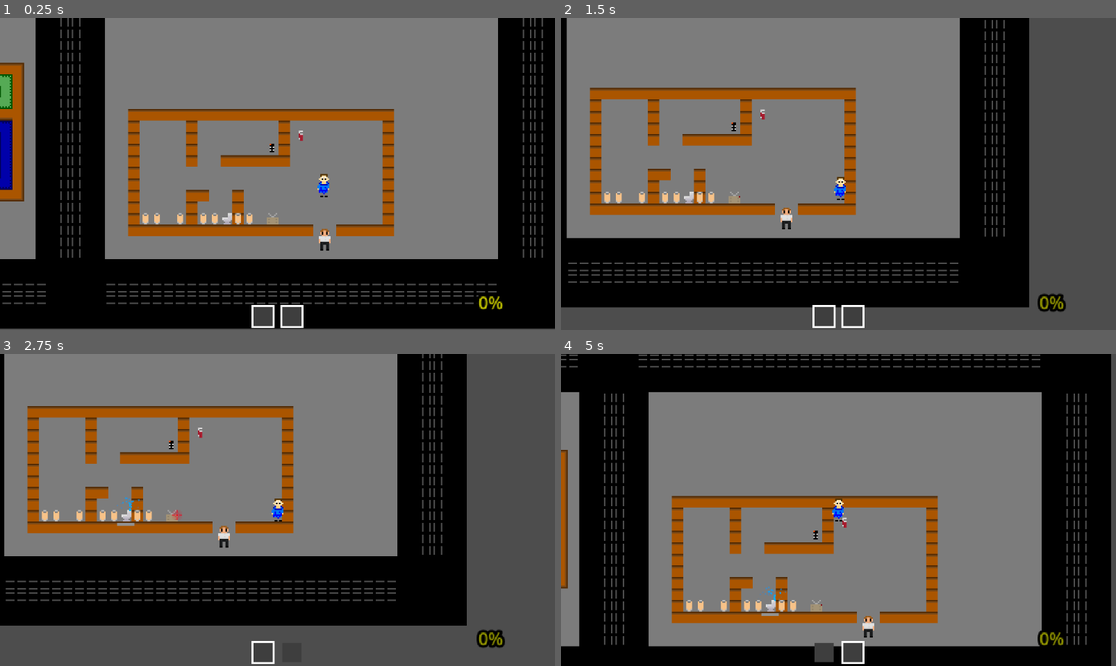
Above: before the commit, frames 1-4 (two rows, left to right).
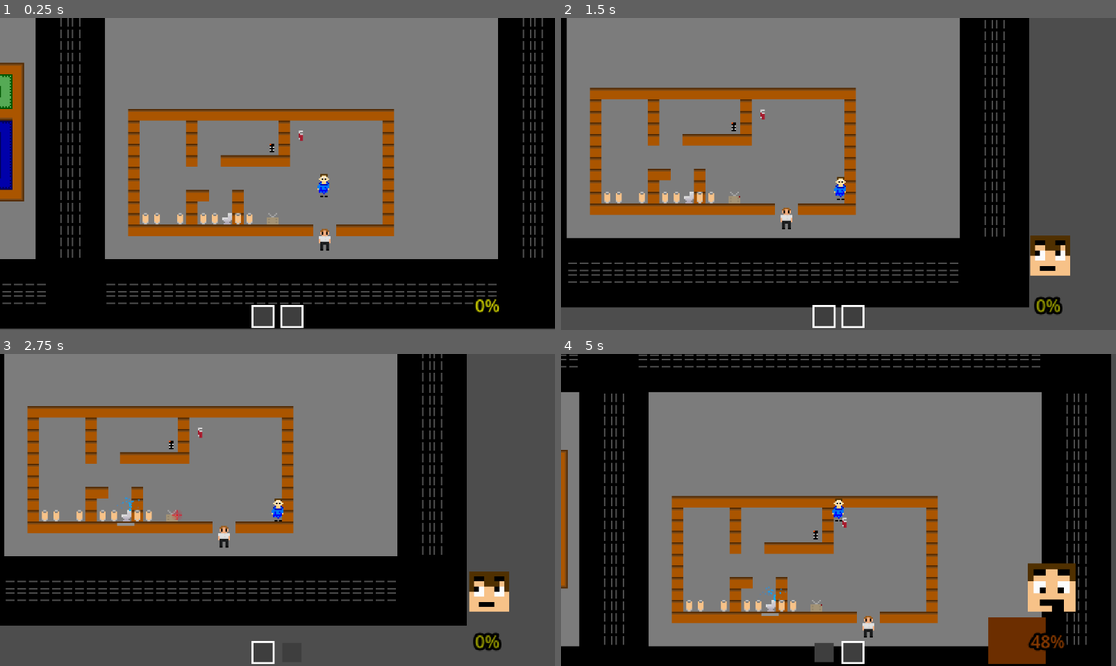
Above: after the commit, the same moments.

Repository: Miles-Miles2/MicroJam_RETRO
Game: Godot game, scene res://scenes/map.tscn
Two runs of this game, one before a commit and one after it. Both use one fixed random seed, a clock stepped at 60 frames per second and the inputs below.
Inputs (mouse positions are in pixels of both pictures, inside the frame that each line leads up to):
- Up to frame 1 (0.25 s): no input
- Up to frame 2 (1.5 s): move the mouse to (960, 158) at 0.52 s; hold D (move_right) 0.53-1.28 s; tap Q (drop) at 0.6 s; move the mouse to (727, 189) at 1.27 s; hold S (move_down) from 1.28 s (still down); tap E (interact) at 1.35 s
- Up to frame 3 (2.75 s): move the mouse to (333, 441) at 2.02 s; release S (move_down) at 2.03 s; hold D (move_right) from 2.03 s (still down); tap 1 (invSlot1) at 2.1 s
- Up to frame 4 (5 s): tap Enter at 2.75 s; move the mouse to (810, 572) at 2.77 s; release D (move_right) at 2.78 s; hold W (move_up) 2.78-3.53 s; tap 2 (invSlot2) at 2.85 s; move the mouse to (1005, 556) at 3.52 s; hold A (move_left) from 3.53 s (still down); click (1005, 556) at 3.6 s; move the mouse to (672, 463) at 4.27 s; tap Q (drop) at 4.35 s

The runs differ from the first frame. In frame 1, 0.2% of the frame differs, in the area x 85-91%, y 88-95%; in frame 2, 1.2%; in frame 3, 1.2%; in frame 4, 2.8%, in the area x 76-93%, y 67-100%.

Commit message:
face icon

Diff:
--- a/scenes/map.tscn
+++ b/scenes/map.tscn
@@ -6,13 +6,17 @@
 [ext_resource type="PackedScene" uid="uid://bfaa0gnwd71kl" path="res://scenes/toilet.tscn" id="4_0c5x1"]
 [ext_resource type="Script" path="res://scenes/label.gd" id="4_fh6o7"]
 [ext_resource type="PackedScene" uid="uid://enryp0oxeu15" path="res://scenes/tv.tscn" id="5_2r7p3"]
-[ext_resource type="PackedScene" uid="uid://dwl784njrenpb" path="res://scenes/jehovas_witness.tscn" id="5_8bp7b"]
+[ext_resource type="PackedScene" uid="uid://rgbtarjjd35p" path="res://scenes/jehovas_witness.tscn" id="5_8bp7b"]
 [ext_resource type="Script" path="res://scripts/gamemanager.gd" id="5_loysh"]
 [ext_resource type="PackedScene" uid="uid://duxu01lw6vnv4" path="res://scenes/remote.tscn" id="6_300f1"]
 [ext_resource type="PackedScene" uid="uid://d3ubdl3rhs7sb" path="res://scenes/camera.tscn" id="7_hrsw5"]
 [ext_resource type="PackedScene" uid="uid://bf0ub71r6ynkt" path="res://scenes/wrench.tscn" id="8_bbra6"]
 [ext_resource type="PackedScene" uid="uid://c4b5bl5ia5j0f" path="res://scenes/car.tscn" id="9_eq6dh"]
 [ext_resource type="Script" path="res://scripts/progress_bar.gd" id="10_d80qs"]
+[ext_resource type="Texture2D" uid="uid://bcjvvdf057qmn" path="res://Assets/Sprites/angry faces/Screenshot 2024-11-17 170151.png" id="11_6q4ic"]
+[ext_resource type="Texture2D" uid="uid://b2hyybnkock5j" path="res://Assets/Sprites/angry faces/Screenshot 2024-11-17 170310.png" id="12_4qw1x"]
+[ext_resource type="Texture2D" uid="uid://uys8q0v8asd3" path="res://Assets/Sprites/angry faces/Screenshot 2024-11-17 170322.png" id="13_xtmkq"]
+[ext_resource type="Texture2D" uid="uid://cudetpqn1wr2j" path="res://Assets/Sprites/angry faces/Screenshot 2024-11-17 170330.png" id="14_l4k0b"]
 
 [sub_resource type="StyleBoxEmpty" id="StyleBoxEmpty_ckt8j"]
 
@@ -130,7 +134,7 @@
 one_shot = true
 autostart = true
 
-[node name="Timer" type="Timer" parent="gamemanager"]
+[node name="Timer" type="Timer" parent="."]
 autostart = true
 
 [node name="player" parent="." node_paths=PackedStringArray("outline1", "outline2") instance=ExtResource("3_shkqn")]
@@ -175,14 +179,50 @@
 
 [node name="CanvasLayer" type="CanvasLayer" parent="."]
 
+[node name="TextureRect" type="TextureRect" parent="CanvasLayer"]
+visible = false
+offset_left = 974.13
+offset_top = 452.385
+offset_right = 1466.13
+offset_bottom = 941.385
+scale = Vector2(0.169598, 0.169598)
+texture = ExtResource("11_6q4ic")
+
+[node name="TextureRect2" type="TextureRect" parent="CanvasLayer"]
+visible = false
+offset_left = 969.13
+offset_top = 435.385
+offset_right = 1490.13
+offset_bottom = 955.385
+scale = Vector2(0.190154, 0.191458)
+texture = ExtResource("12_4qw1x")
+
+[node name="TextureRect3" type="TextureRect" parent="CanvasLayer"]
+visible = false
+offset_left = 961.13
+offset_top = 421.385
+offset_right = 1480.13
+offset_bottom = 941.385
+scale = Vector2(0.220482, 0.220482)
+texture = ExtResource("13_xtmkq")
+
+[node name="TextureRect4" type="TextureRect" parent="CanvasLayer"]
+visible = false
+offset_left = 951.795
+offset_top = 403.439
+offset_right = 1473.8
+offset_bottom = 924.439
+scale = Vector2(0.256933, 0.257891)
+texture = ExtResource("14_l4k0b")
+
 [node name="ProgressBar" type="ProgressBar" parent="CanvasLayer"]
 anchors_preset = 1
 anchor_left = 1.0
 anchor_right = 1.0
-offset_left = -258.0
-offset_top = 541.0
-offset_right = -146.0
-offset_bottom = 585.0
+offset_left = -265.0
+offset_top = 547.0
+offset_right = -153.0
+offset_bottom = 591.0
 grow_horizontal = 0
 scale = Vector2(2.20248, 2.20248)
 theme_override_colors/font_color = Color(0.760784, 0.768627, 0, 0.996078)
@@ -192,7 +232,6 @@
 theme_override_styles/fill = SubResource("StyleBoxFlat_wg0xr")
 step = 0.001
 script = ExtResource("10_d80qs")
-metadata/_edit_use_anchors_ = true
 
 [node name="Timer" type="Timer" parent="CanvasLayer/ProgressBar"]
 
--- a/scripts/progress_bar.gd
+++ b/scripts/progress_bar.gd
@@ -4,6 +4,11 @@
 @onready var timer: Timer = $Timer
 @onready var gamemanager: Node = $"../../gamemanager"
 @onready var progress_bar: ProgressBar = $"."
+
+@onready var tex1: TextureRect = $"../TextureRect"
+@onready var tex2: TextureRect = $"../TextureRect2"
+@onready var tex3: TextureRect = $"../TextureRect3"
+@onready var tex4: TextureRect = $"../TextureRect4"
 
 func _ready():
 	timer.start()
@@ -14,12 +19,30 @@
 	if gamemanager.num_of_active_events <= 1:
 		value -= 2
 	else:
-		value += gamemanager.num_of_active_events*.05
-	if 66 < value && value <= 100:
+		value += gamemanager.num_of_active_events*6
+	if 90 < value && value <= 100:
+		set_modulate(Color(.21,.053,0))
+		tex1.visible = false
+		tex2.visible = false
+		tex3.visible = false
+		tex4.visible = true
+	if 66 < value && value <= 90:
 		set_modulate(Color(.784,0,.121))
+		tex1.visible = false
+		tex2.visible = false
+		tex3.visible = true
+		tex4.visible = false
 	if 33 < value && value <= 66:
 		set_modulate(Color(.707,.298,0))
+		tex1.visible = false
+		tex2.visible = true
+		tex3.visible = false
+		tex4.visible = false
 	if value <= 33:
 		set_modulate(Color(.761,.769,0))
+		tex1.visible = true
+		tex2.visible = false
+		tex3.visible = false
+		tex4.visible = false
 
 	timer.start()
Binary file added: Assets/Sprites/angry faces/Screenshot 2024-11-17 170151.png
Not shown, added: Assets/Sprites/angry faces/Screenshot 2024-11-17 170151.png.import
Binary file added: Assets/Sprites/angry faces/Screenshot 2024-11-17 170310.png
Not shown, added: Assets/Sprites/angry faces/Screenshot 2024-11-17 170310.png.import
Binary file added: Assets/Sprites/angry faces/Screenshot 2024-11-17 170322.png
Not shown, added: Assets/Sprites/angry faces/Screenshot 2024-11-17 170322.png.import
Binary file added: Assets/Sprites/angry faces/Screenshot 2024-11-17 170330.png
Not shown, added: Assets/Sprites/angry faces/Screenshot 2024-11-17 170330.png.import
Not shown: 1 places in scenes/jehovas_witness.tscn that only renumber resources
Not shown: 1 places in scenes/map.tscn that only renumber resources
